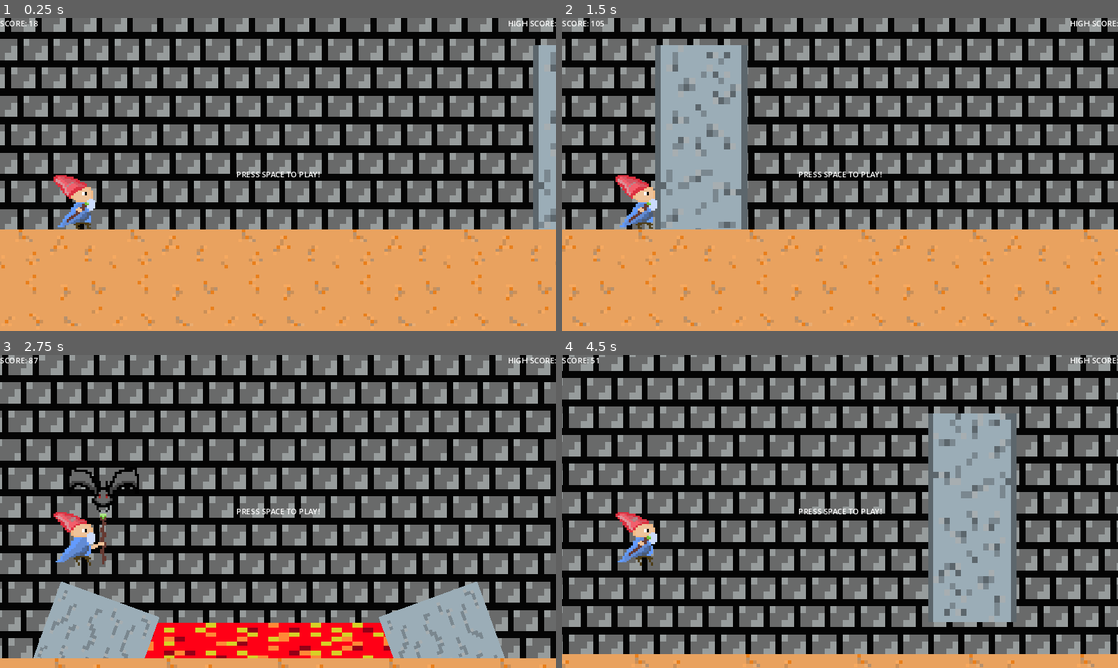
Above: before the commit, frames 1-4 (two rows, left to right).
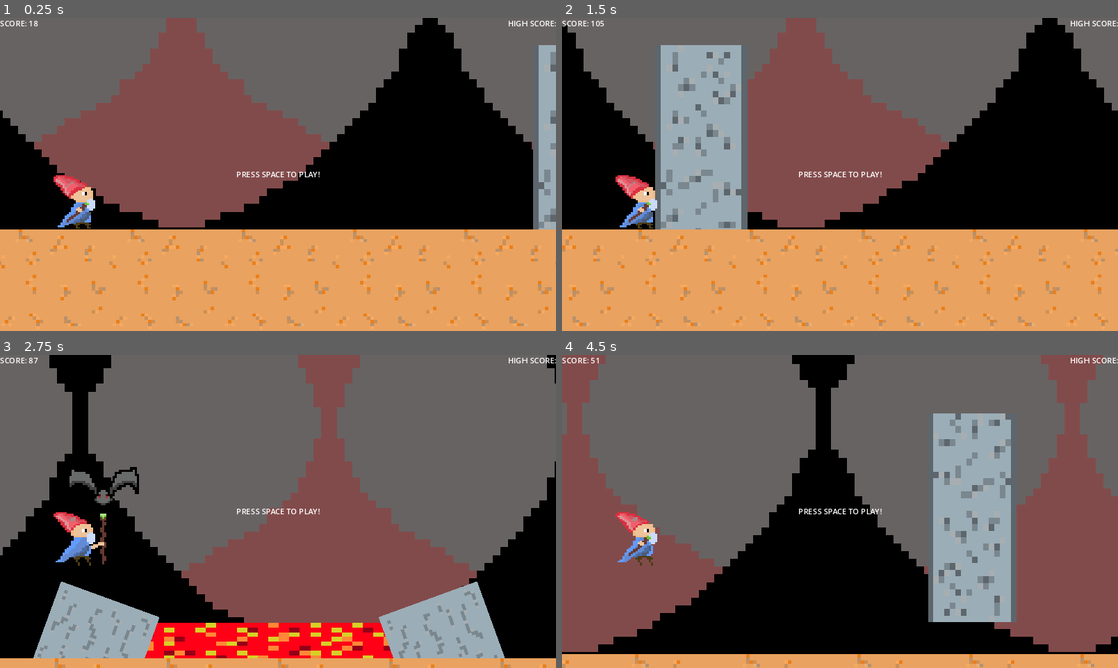
Above: after the commit, the same moments.

Repository: lessy2014/LDJ-summon-runner
Game: Godot game, scene res://Scenes/main.tscn
The game is run twice, just before and just after one commit, with the same random seed, the same clock (stepped at 60 frames per second) and the same inputs.
Inputs:
- Up to frame 1 (0.25 s): no input
- Up to frame 2 (1.5 s): tap Space at 0.5, 1.25 s; hold Right (ui_right) from 0.53 s (still down); tap Enter (ui_accept) at 0.77 s
- Up to frame 3 (2.75 s): tap Enter (ui_accept) at 1.52 s; tap Space at 2 s; release Right (ui_right) at 2.03 s; hold Left (ui_left) from 2.03 s (still down)
- Up to frame 4 (4.5 s): tap Space at 2.75, 3.5, 4.25 s; release Left (ui_left) at 2.78 s; hold Right (ui_right) 2.78-4.28 s; tap Enter (ui_accept) at 3.02, 3.77 s; hold Left (ui_left) from 4.28 s (still down)

The runs differ from the first frame. In frame 1, 46% of the frame differs, in the area x 0-100%, y 0-68%; in frame 2, 40%; in frame 3, 55%; in frame 4, 60%, in the area x 0-100%, y 0-96%.

Commit message:
новый фон

Diff:
--- a/Scenes/main.tscn
+++ b/Scenes/main.tscn
@@ -11,7 +11,8 @@
 [ext_resource type="Texture2D" uid="uid://bt8cal7iiqp5k" path="res://Чечик/Running/чечик running-Sheet.png" id="8_yfckv"]
 [ext_resource type="Texture2D" uid="uid://c1sduil8gjb2v" path="res://чечик палку держит.png" id="9_y5667"]
 [ext_resource type="PackedScene" uid="uid://cauquano227ts" path="res://Scenes/hud.tscn" id="11_kmjxm"]
-[ext_resource type="Texture2D" uid="uid://pm5o33r362wa" path="res://Текстуры/стена2.png" id="12_bpx2u"]
+[ext_resource type="Texture2D" uid="uid://cnq4ckyt8rtus" path="res://Текстуры/фон1.png" id="12_tpi5q"]
+[ext_resource type="Texture2D" uid="uid://c30nkhbciht4g" path="res://Текстуры/фон2.png" id="13_krvxc"]
 
 [sub_resource type="RectangleShape2D" id="RectangleShape2D_q4j3g"]
 size = Vector2(2530, 198.5)
@@ -186,12 +187,15 @@
 [node name="HUD" parent="." instance=ExtResource("11_kmjxm")]
 
 [node name="TextureRect" type="TextureRect" parent="."]
-anchors_preset = 15
-anchor_right = 1.0
-anchor_bottom = 1.0
-offset_top = -476.0
-offset_right = 5308.0
-offset_bottom = -181.0
-grow_horizontal = 2
-grow_vertical = 2
-texture = ExtResource("12_bpx2u")
+offset_left = 13.0
+offset_top = -554.0
+offset_right = 16317.0
+offset_bottom = 465.0
+texture = ExtResource("12_tpi5q")
+
+[node name="TextureRect2" type="TextureRect" parent="."]
+offset_left = 14.0
+offset_top = -554.0
+offset_right = 16510.0
+offset_bottom = 477.0
+texture = ExtResource("13_krvxc")
Not shown: 1 places in Scenes/main.tscn that only renumber resources
Binary file added: Текстуры/фон1.png
Not shown, added: Текстуры/фон1.png.import
Binary file added: Текстуры/фон2.png
Not shown, added: Текстуры/фон2.png.import
